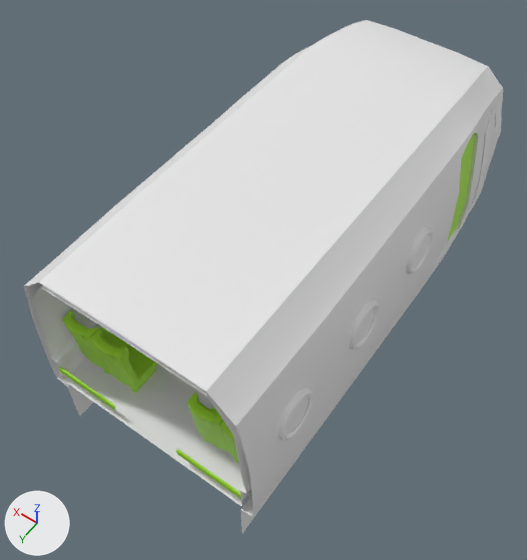
An edit to the FBX model SakuraProject/Assets/models/m_shinkansen_2.fbx, drawn before and after from the same camera.
Before and after are seen from a 50 mm camera at (-3.66, 4.18, 9.77) aimed at (0.14, -1.14, 1.41). The lights are fixed; the arrows at lower left show +X, +Y and +Z. Vertices at the same position are counted once.

In view in the first picture: 'm_shinkansen_Low.003', 'm_shinkansen_Low.004'.
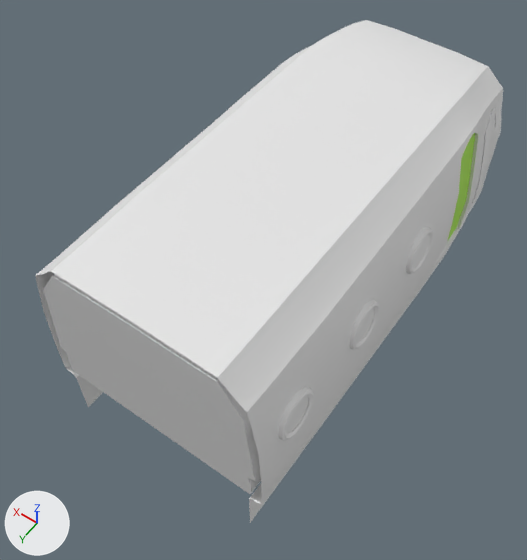
The edits, one by one:
me_cube_008 is used by ob_m_shinkansen_low_003; location (1.52, 3.75, 2.08).
me_cube_008 had 22180 vertices, 21507 faces and spanned x -3.26..0.24, y -8.98..-2.12, z -2.07..1.45.
me_cube_008 now has 21838 vertices, 21296 faces and spans x -3.26..0.24, y -8.98..-2.3, z -2.07..1.45.
me_cube_008 part 1: the loose piece of 85 vertices spanning x -0.5..-0.01, y -2.15..-2.12, z -0.8..-0.69 is deleted.
me_cube_008 part 2: the loose piece of 85 vertices spanning x -1.0..-0.5, y -2.15..-2.12, z -0.8..-0.69 is deleted.
me_cube_008 part 3: the loose piece of 85 vertices spanning x -3.03..-2.53, y -2.15..-2.12, z -0.8..-0.69 is deleted.
me_cube_008 part 4: the loose piece of 85 vertices spanning x -2.53..-2.04, y -2.15..-2.12, z -0.8..-0.69 is deleted.
Part 5, on me_cube_008:
4 vertices are removed from x -2.67..-0.36, y -2.12, z 1.33..1.34.
4 faces are deleted.
67 vertices in x -3.2..0.17, y -2.12, z -2.07..1.44 move by (0.0, -0.18, 0.01).
2 vertices move from x -3.2..0.17, y -2.12, z -1.04 to x -3.2..0.17, y -2.3, z -1.02.
2 vertices are added at (-2.67, -2.3, 1.34), (-0.36, -2.3, 1.34).
5 new faces join them, mat_defaultmaterial_001 (its picture is missing).

Pixel boxes (x1, y1, x2, y2) of what changed, in the pictures (527 x 560 px; the box of a moved part takes in the faces that stretch with it):
'm_shinkansen_Low.003', reshaped
    before: (24, 20, 503, 534)
    after: (35, 20, 503, 523)
part 1 of me_cube_008, deleted
    before: (59, 367, 87, 390)
part 2 of me_cube_008, deleted
    before: (86, 386, 116, 410)
part 3 of me_cube_008, deleted
    before: (208, 471, 241, 499)
part 4 of me_cube_008, deleted
    before: (176, 449, 209, 475)
part 5 of me_cube_008, moved or reshaped
    before: (24, 248, 273, 534)
    after: (35, 248, 273, 523)
